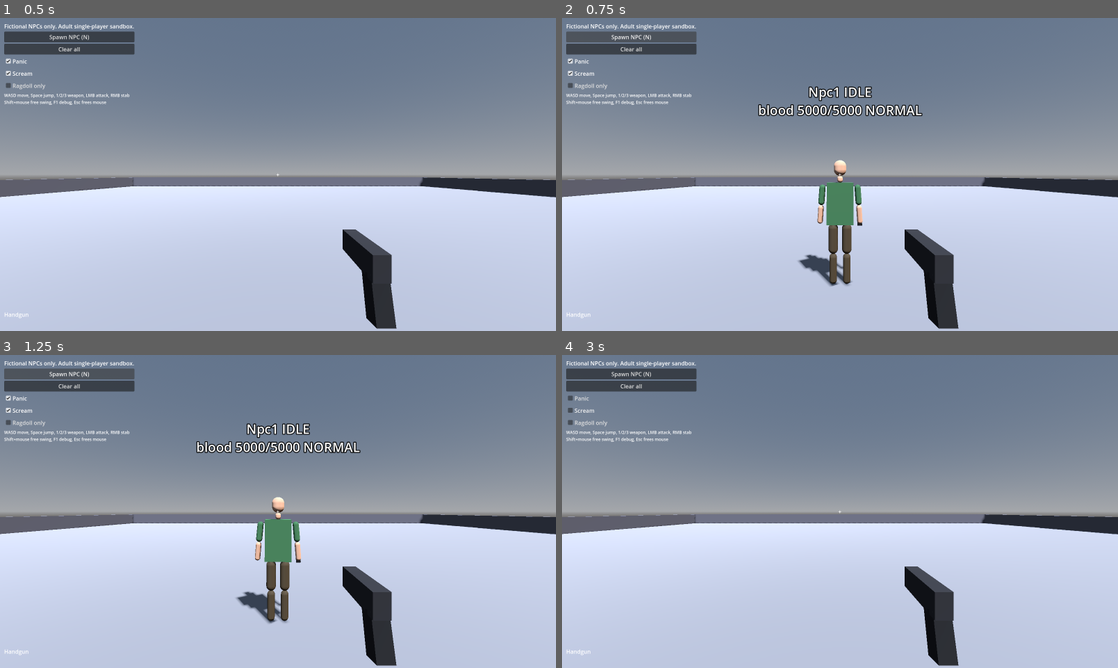
Above: before the commit, frames 1-4 (two rows, left to right).
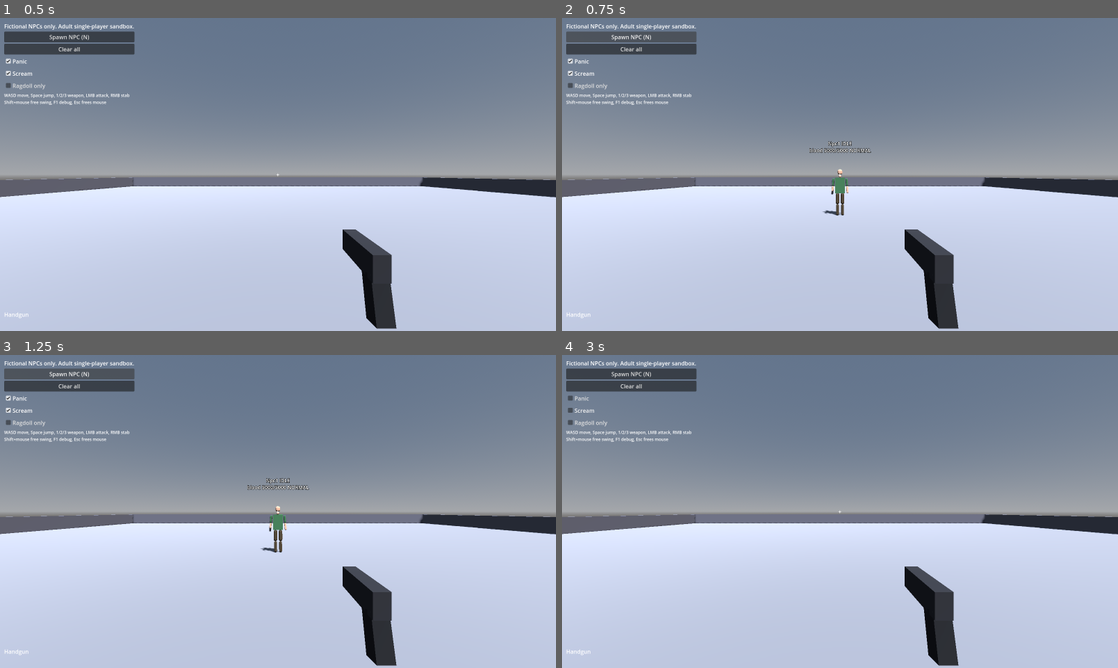
Above: after the commit, the same moments.

Repository: karlxclaude/idk
Game: Godot game, scene res://scenes/main.tscn
Two runs of this game, one before a commit and one after it. Both use one fixed random seed, a clock stepped at 60 frames per second and the inputs below.
Inputs:
- Up to frame 1 (0.5 s): no input
- Up to frame 2 (0.75 s): click "Spawn NPC (N)" at 0.5 s
- Up to frame 3 (1.25 s): no input
- Up to frame 4 (3 s): click "Clear all" at 1.25 s; click "Panic" at 2 s; click "Scream" at 2.75 s

Frame 1 is identical in both runs. In frame 2, 3.2% of the frame differs, in the area x 35-65%, y 21-86%; in frame 3, 3.2%; in frame 4, nothing differs.

Commit message:
Body: set rest transforms before segments enter the tree (fixes corpse launch on spawn), velocity clamp safety net, regression test
Co-Authored-By: Claude Opus 5.5 <noreply@anthropic.com>
Claude-Session: https://claude.ai/code/session_016an5bSTKRtYiSnENA6skbR

Diff:
--- a/data/body_parts.json
+++ b/data/body_parts.json
@@ -375,5 +375,7 @@
    },
    "color": "pants"
   }
- }
+ },
+ "max_segment_speed": 25.0,
+ "max_segment_ang_speed": 40.0
 }
--- a/scripts/body/body_segment.gd
+++ b/scripts/body/body_segment.gd
@@ -13,6 +13,8 @@
 var flinch_t := 0.0
 var held_item: MeshInstance3D = null
 var _has_prev := false
+var max_speed := 25.0
+var max_ang_speed := 40.0
 
 
 static func _v3(a) -> Vector3:
@@ -30,6 +32,8 @@
 	set_meta(BodyIds.META_NPC, owner_npc)
 	set_meta(BodyIds.META_PART_ID, pid)
 	top_level = true
+	max_speed = float(cfg.get("max_segment_speed", 25.0))
+	max_ang_speed = float(cfg.get("max_segment_ang_speed", 40.0))
 	linear_damp = float(cfg.get("linear_damp", 0.3))
 	angular_damp = float(cfg.get("angular_damp", 4.0))
 	var pm := PhysicsMaterial.new()
@@ -88,3 +92,11 @@
 	tracked_lin = Vector3.ZERO
 	tracked_ang = Vector3.ZERO
 	_has_prev = false
+
+
+## Safety net: no dynamic/severed segment may exceed the data-driven speed caps.
+func _integrate_forces(state: PhysicsDirectBodyState3D) -> void:
+	if state.linear_velocity.length_squared() > max_speed * max_speed:
+		state.linear_velocity = state.linear_velocity.limit_length(max_speed)
+	if state.angular_velocity.length_squared() > max_ang_speed * max_ang_speed:
+		state.angular_velocity = state.angular_velocity.limit_length(max_ang_speed)
--- a/scripts/body/npc_body.gd
+++ b/scripts/body/npc_body.gd
@@ -87,8 +87,8 @@
 	_mover_shape.shape = cap
 	_mover_shape.position.y = cap.height * 0.5
 	_mover.add_child(_mover_shape)
+	_mover.transform = root  # set before add_child: bodies must never exist at the origin
 	add_child(_mover)
-	_mover.global_transform = root
 
 	_torso_hy = float(_pc(P.TORSO)["half"][1])
 	for pid in ORDER:
@@ -103,7 +103,6 @@
 				"y": deg_to_rad(float(lim["y"])), "z": deg_to_rad(float(lim["z"]))}
 		var seg := BodySegment.new()
 		seg.build(pid, npc, d, mats[d.get("color", "skin")], _cfg)
-		add_child(seg)
 		_segments[pid] = seg
 	for pid in ORDER:
 		if pid == P.TORSO:
@@ -112,10 +111,14 @@
 		_jp[pid] = _joint_rest[pid] - _rest[par]
 		_cfj[pid] = _rest[pid] - _joint_rest[pid]
 
-	# rest pose placement, then joints (their frames are taken from this pose)
+	# Rest pose is assigned BEFORE entering the tree (top_level: transform == global). A body that
+	# first appears at the origin would overlap whatever lies there and be depenetrated violently
+	# (this launched other NPCs' corpses). Joints are made afterwards from this pose.
 	var rest_xf := _fk(root, _hip_h, Basis.IDENTITY, {})
-	for pid in rest_xf:
-		(_segments[pid] as BodySegment).global_transform = rest_xf[pid]
+	for pid in ORDER:
+		var sg: BodySegment = _segments[pid]
+		sg.transform = rest_xf[pid]
+		add_child(sg)
 	for pid in ORDER:
 		if pid != P.TORSO:
 			_make_joint(pid, root.basis)
--- a/tests/body_test.gd
+++ b/tests/body_test.gd
@@ -132,4 +132,26 @@
 	_check("5 drop_held_item true then false", d1 and not d2)
 	print(body.get_debug_info())
 
+	# 6. regression: runner passing through a corpse (and a fresh NPC spawning elsewhere) must not launch it
+	for old in [npc, npc2]:
+		old.queue_free()
+	await _frames(3)
+	# corpse lies at the world origin: bodies that first appear at the origin used to launch it
+	var corpse := Npc.spawn(self, Transform3D(Basis(), Vector3(0, 0.02, 0)), 11)
+	await _frames(5)
+	corpse.body.set_ragdoll(true)
+	await _frames(120)
+	var c0 := corpse.body.get_center()
+	var runner := Npc.spawn(self, Transform3D(Basis(), Vector3(-4, 0.02, 0)), 12)
+	await _frames(5)
+	var peak := 0.0
+	for i in 150:
+		runner.body.set_locomotion(Vector3(3, 0, 0.1), &"run")
+		await get_tree().physics_frame
+		for p in BodyIds.PART_COUNT:
+			peak = maxf(peak, (corpse.body.get_part_node(p) as RigidBody3D).linear_velocity.length())
+	var drift := corpse.body.get_center().distance_to(c0)
+	_check("6 runner past corpse does not launch it", drift < 2.0 and peak <= 25.01 and is_finite(drift),
+		"drift=%.2f peak_v=%.2f runner_x=%.1f" % [drift, peak, runner.body.get_center().x])
+
 	get_tree().quit(1 if _fails > 0 else 0)
